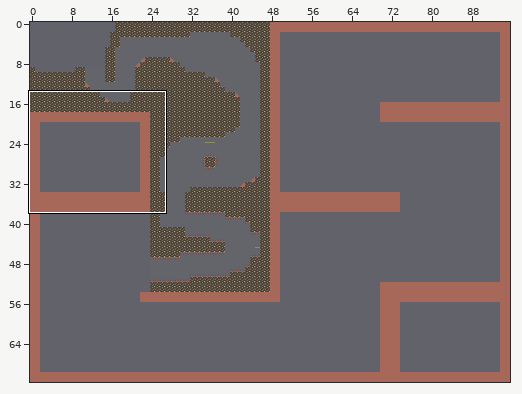
Tiled map (JSON), stored at data/base/map/03.2.cave.tmj. Above: a wide view before the commit, with the close-up outlined.
Close-up. Before:
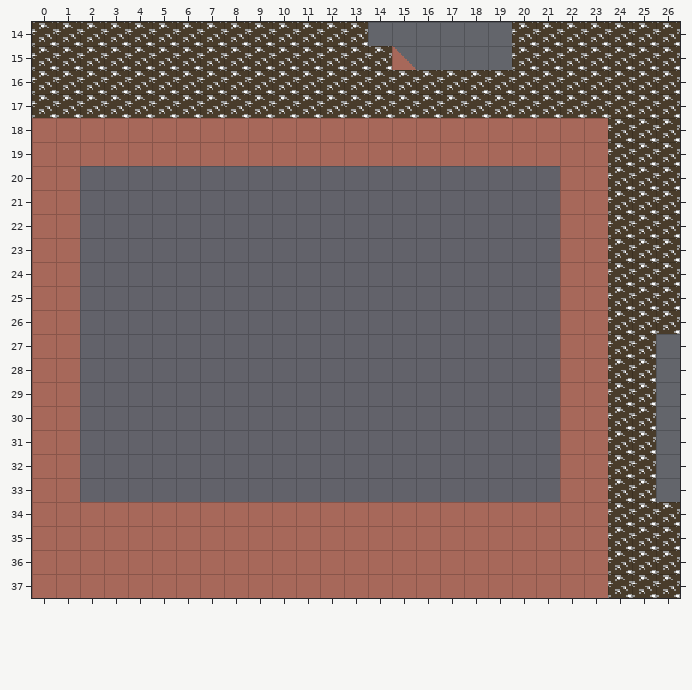
Cells are 16x16 px. Shown: x 0..26, y 14..37.
After the commit:
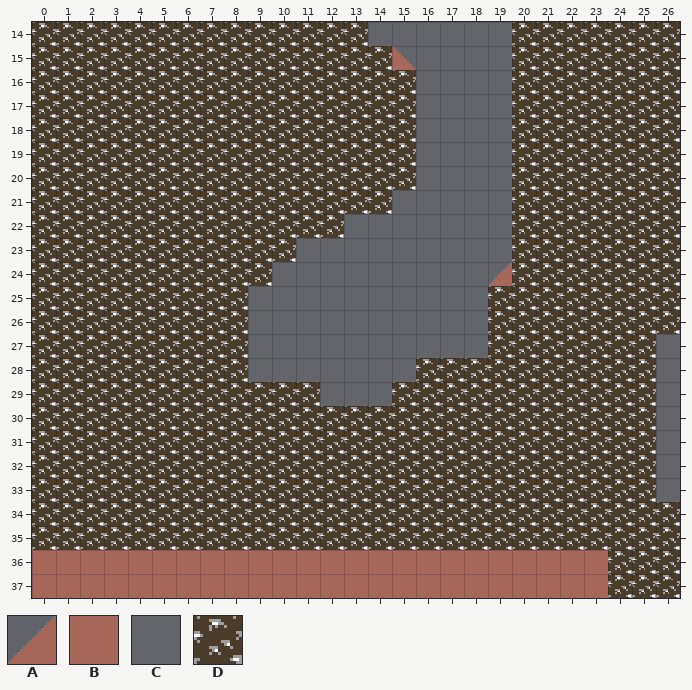
Key: from "Dev": A 10 "c45_rd", B 12 "fill", C 14 "wall", D 20 "rock".
_ is an empty cell.
Diff:
{"where": "layer \"back\""}
{"y":16,"x":16,"old":"____","new":"CCCC"}
{"y":17,"x":16,"old":"____","new":"CCCC"}
{"y":18,"x":16,"old":"____","new":"CCCC"}
{"y":19,"x":16,"old":"____","new":"CCCC"}
{"y":24,"x":19,"old":"_","new":"C"}
{"where": "layer \"block\""}
{"y":16,"x":16,"old":"DDDD","new":"____"}
{"y":17,"x":16,"old":"DDDD","new":"____"}
{"y":18,"x":0,"old":"BBBBBBBBBBBBBBBBBBBBBBBB","new":"DDDDDDDDDDDDDDDD____DDDD"}
{"y":19,"x":0,"old":"BBBBBBBBBBBBBBBBBBBBBBBB","new":"DDDDDDDDDDDDDDDD____DDDD"}
{"y":20,"x":0,"old":"BB______________","new":"DDDDDDDDDDDDDDDD"}
{"y":20,"x":20,"old":"__BB","new":"DDDD"}
{"y":21,"x":0,"old":"BB_____________","new":"DDDDDDDDDDDDDDD"}
{"y":21,"x":20,"old":"__BB","new":"DDDD"}
{"y":22,"x":0,"old":"BB___________","new":"DDDDDDDDDDDDD"}
{"y":22,"x":20,"old":"__BB","new":"DDDD"}
{"y":23,"x":0,"old":"BB_________","new":"DDDDDDDDDDD"}
{"y":23,"x":20,"old":"__BB","new":"DDDD"}
{"y":24,"x":0,"old":"BB________","new":"DDDDDDDDDD"}
{"y":24,"x":19,"old":"___BB","new":"ADDDD"}
{"y":25,"x":0,"old":"BB_______","new":"DDDDDDDDD"}
{"y":25,"x":19,"old":"___BB","new":"DDDDD"}
{"y":26,"x":0,"old":"BB_______","new":"DDDDDDDDD"}
{"y":26,"x":19,"old":"___BB","new":"DDDDD"}
{"y":27,"x":0,"old":"BB_______","new":"DDDDDDDDD"}
{"y":27,"x":19,"old":"___BB","new":"DDDDD"}
{"y":28,"x":0,"old":"BB_______","new":"DDDDDDDDD"}
{"y":28,"x":16,"old":"______BB","new":"DDDDDDDD"}
{"y":29,"x":0,"old":"BB__________","new":"DDDDDDDDDDDD"}
{"y":29,"x":15,"old":"_______BB","new":"DDDDDDDDD"}
{"y":30,"x":0,"old":"BB____________________BB","new":"DDDDDDDDDDDDDDDDDDDDDDDD"}
{"y":31,"x":0,"old":"BB____________________BB","new":"DDDDDDDDDDDDDDDDDDDDDDDD"}
{"y":32,"x":0,"old":"BB____________________BB","new":"DDDDDDDDDDDDDDDDDDDDDDDD"}
{"y":33,"x":0,"old":"BB____________________BB","new":"DDDDDDDDDDDDDDDDDDDDDDDD"}
{"y":34,"x":0,"old":"BBBBBBBBBBBBBBBBBBBBBBBB","new":"DDDDDDDDDDDDDDDDDDDDDDDD"}
{"y":35,"x":0,"old":"BBBBBBBBBBBBBBBBBBBBBBBB","new":"DDDDDDDDDDDDDDDDDDDDDDDD"}
{"label":"changed","picture_box":[32,70,608,550]}
